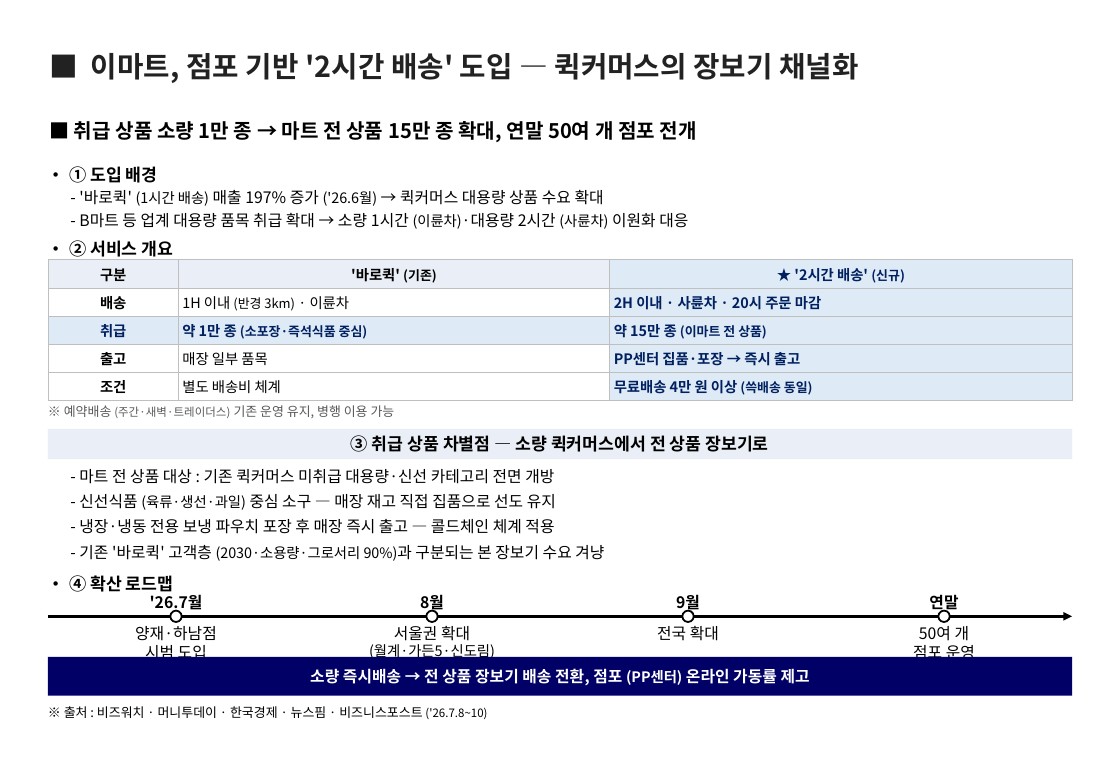
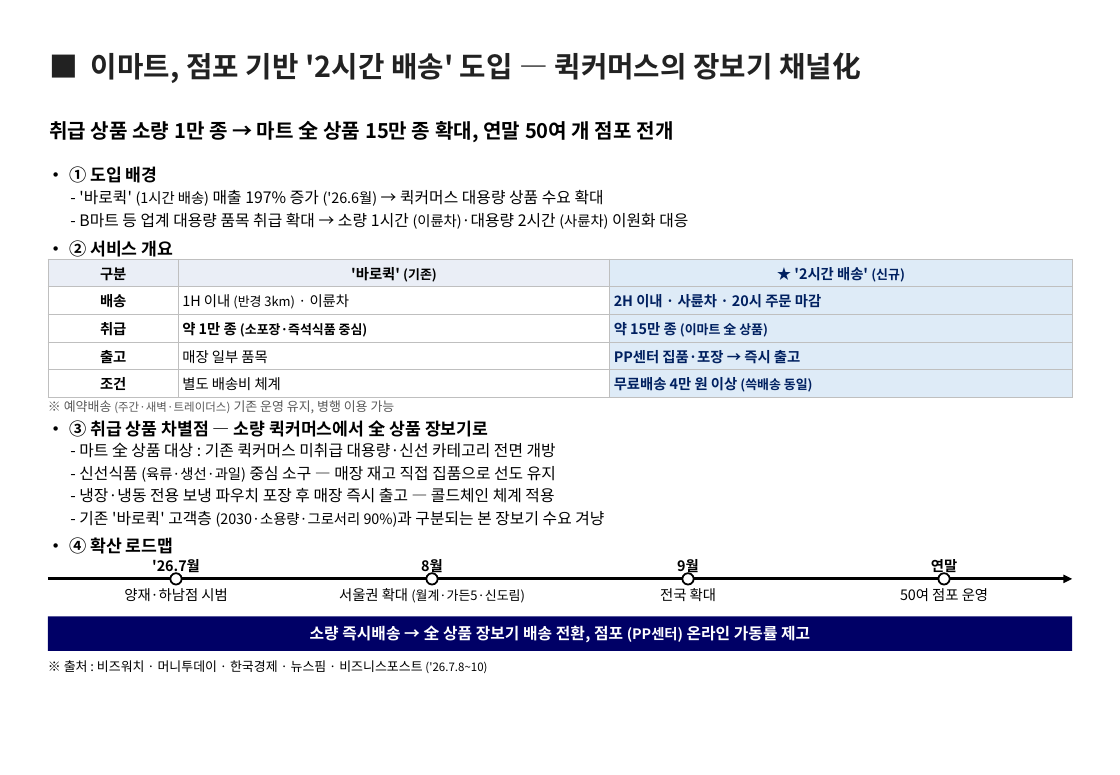
Before and after one commit to avoseed/web1, a slide deck: slide 1 of reports/ssg-quickcommerce-onepager.pptx. Drawn at 1120x775 pixels with LibreOffice and Linux fonts; fonts in the diff are those of the drawing. Boxes give left, top, right and bottom in pixels: in the first picture for what was removed or moved away, otherwise in the second. Text is boxed around its words. In the diff, an @@ line names an element or a change of style, - is before the commit and + after.

```diff
--- a/reports/ssg-quickcommerce-onepager.pptx
+++ b/reports/ssg-quickcommerce-onepager.pptx
@@ text at (91,52,861,83): text changed @@
-■ 이마트, 점포 기반 '2시간 배송' 도입 — 퀵커머스의 장보기 채널화
+■ 이마트, 점포 기반 '2시간 배송' 도입 — 퀵커머스의 장보기 채널化
@@ text at (49,121,674,142): text changed @@
-■ 취급 상품 소량 1만 종 → 마트 전 상품 15만 종 확대, 연말 50여 개 점포 전개
+취급 상품 소량 1만 종 → 마트 全 상품 15만 종 확대, 연말 50여 개 점포 전개
@@ table at (48,260,1071,398) @@
-row 3, column 3: 약 15만 종 (이마트 전 상품)
+row 3, column 3: 약 15만 종 (이마트 全 상품)
@@ fill #DEEBF7 to #FFFFFF in 2 cells @@
@@ text colour #002060 to #000000 in "취급", "약 1만 종 (소포장·즉석식품 중심)" @@
@@ text "※ 예약배송 (주간·새벽·트레이더스) 기존 운영 ...": place and size @@
-text "※ 예약배송 (주간·새벽·트레이더스) 기존 운영 ..." at (64,405,395,418)
+text "※ 예약배송 (주간·새벽·트레이더스) 기존 운영 ..." at (64,400,395,413)
@@ text "• ③ 취급 상품 차별점 ..." at (69,420,488,437): vertical alignment middle to top @@
@@ rectangle removed at (48,429,1072,460) @@
@@ text at (69,420,488,437): text changed @@
-③ 취급 상품 차별점 — 소량 퀵커머스에서 전 상품 장보기로
+• ③ 취급 상품 차별점 — 소량 퀵커머스에서 全 상품 장보기로
@@ text at (79,443,556,458): text changed @@
-- 마트 전 상품 대상 : 기존 퀵커머스 미취급 대용량·신선 카테고리 전면 개방
+- 마트 全 상품 대상 : 기존 퀵커머스 미취급 대용량·신선 카테고리 전면 개방
@@ text "- 신선식품 (육류·생선·과일) 중심 소구 ...": place and size @@
-text "- 신선식품 (육류·생선·과일) 중심 소구 ..." at (79,494,556,510)
+text "- 신선식품 (육류·생선·과일) 중심 소구 ..." at (79,466,556,482)
@@ text "- 냉장·냉동 전용 보냉 파우치 ...": place and size @@
-text "- 냉장·냉동 전용 보냉 파우치 ..." at (79,519,554,534)
+text "- 냉장·냉동 전용 보냉 파우치 ..." at (79,488,554,503)
@@ text at (124,588,227,601): text changed; size 11 to 10 pt @@
-양재·하남점
-시범 도입
+양재·하남점 시범
@@ text at (339,588,525,603): text changed; size 10 to 9 pt @@
-서울권 확대
-(월계·가든5·신도림)
+서울권 확대 (월계·가든5·신도림)
@@ size 11 to 10 pt in 5 elements at (152,559,200,575), (421,556,443,575), (677,556,699,575), (931,559,957,575), (660,588,716,601) @@
@@ text "전국 확대": place and size @@
-text "전국 확대" at (657,626,719,641)
+text "전국 확대" at (660,588,716,601)
@@ text at (900,588,988,601): text changed; size 11 to 10 pt @@
-50여 개
-점포 운영
+50여 점포 운영
@@ 6 texts, 4 ellipses, 1 elbow arrow: place and size @@
-6 texts, 4 ellipses, 1 elbow arrow at (48,545,1072,623)
+6 texts, 4 ellipses, 1 elbow arrow at (48,511,1072,585)
@@ rectangle: place and size @@
-rectangle at (48,658,1072,696)
+rectangle at (48,616,1072,650)
@@ text at (310,625,810,642): text changed @@
-소량 즉시배송 → 전 상품 장보기 배송 전환, 점포 (PP센터) 온라인 가동률 제고
+소량 즉시배송 → 全 상품 장보기 배송 전환, 점포 (PP센터) 온라인 가동률 제고
@@ text "※ 출처 : 비즈워치 · ...": place and size @@
-text "※ 출처 : 비즈워치 · ..." at (64,706,487,719)
+text "※ 출처 : 비즈워치 · ..." at (64,660,487,673)
```
Also in this commit, not shown: 2 other files.
